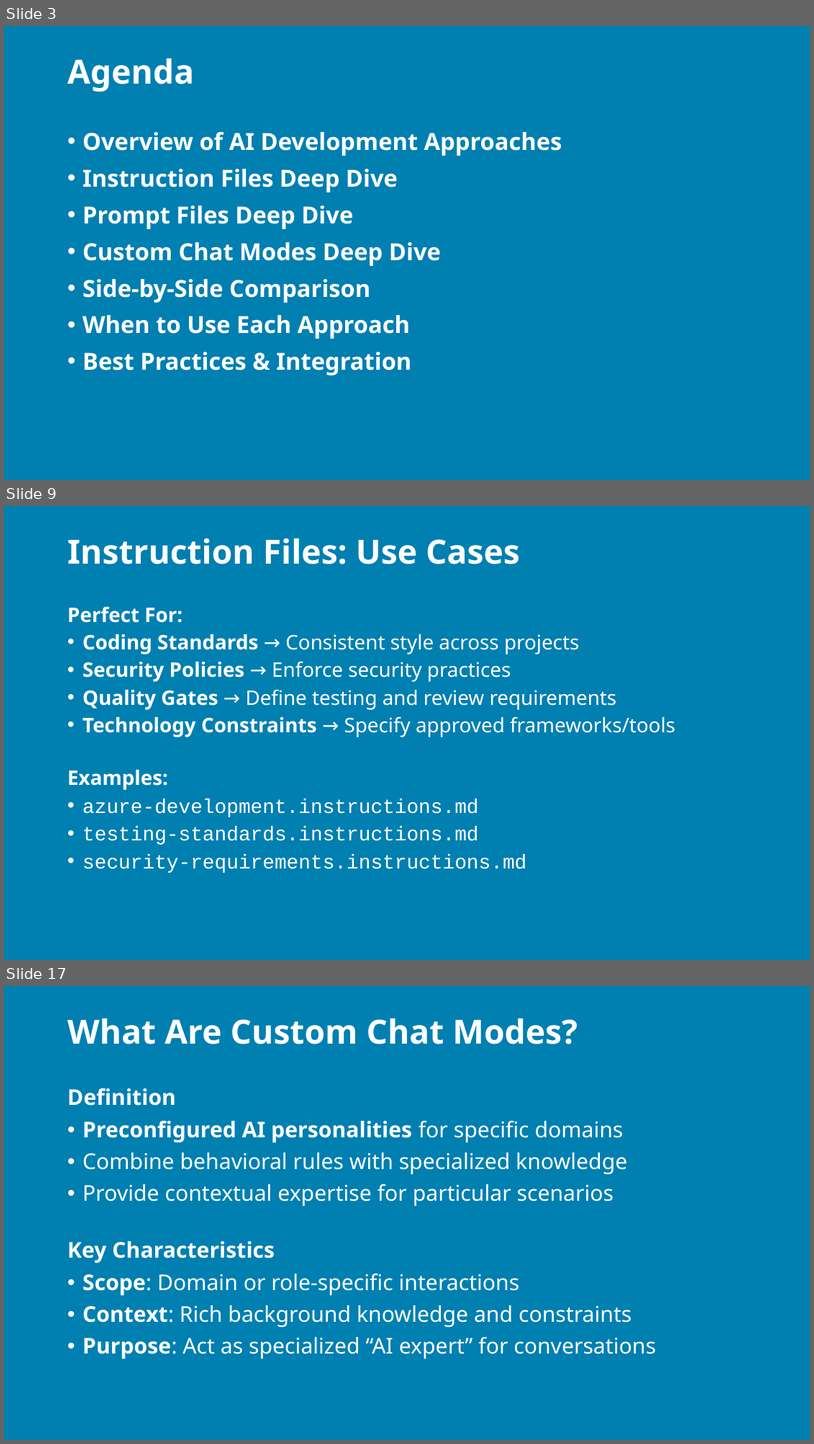
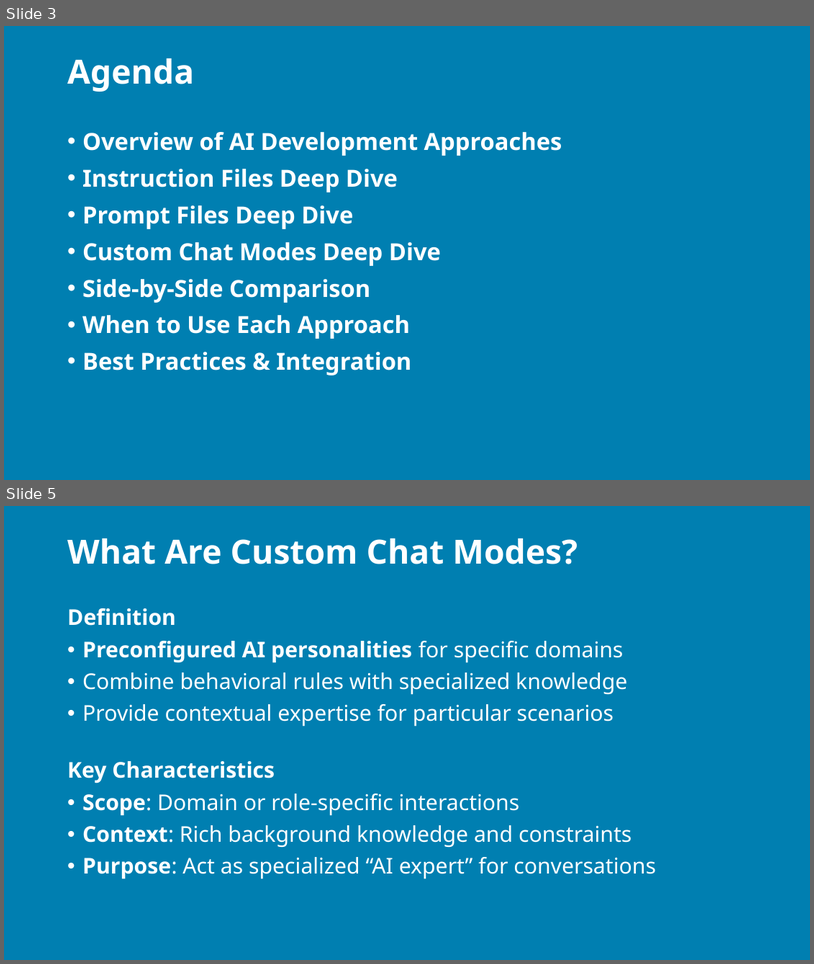
Before and after one commit to j0hnnymiller/AI-Assisted-Software-Development, a slide deck: Slides/individual-slides/AI-Development-Approaches-Comparison.pptx. Shown one above the other, each under a label of ours: slides 3, 9 and 17 before the commit, slides 3 and 5 after it; the slides between them are not shown. The pictures are 814x1444 and 814x964 pixels, drawn with LibreOffice and Linux fonts; fonts in the diff are those of the drawing; background and template pictures are left out. Boxes give left, top, right and bottom in pixels: in the first picture for what was removed or moved away, otherwise in the second. Text is boxed around its words. In the diff, an @@ line names an element or a change of style, - is before the commit and + after.

Commit message:
feat: add new presentation slides and markdown files for AI-Assisted Software Development course

```diff
--- a/Slides/individual-slides/AI-Development-Approaches-Comparison.pptx
+++ b/Slides/individual-slides/AI-Development-Approaches-Comparison.pptx
@@ slide 9 removed at [4, 506, 810, 960], background picture (left out) @@
@@ title removed at [67, 538, 520, 564] @@
-Instruction Files: Use Cases
@@ text removed at [67, 606, 676, 872] @@
-Perfect For:
-• Coding Standards → Consistent style across projects
-• Security Policies → Enforce security practices
-• Quality Gates → Define testing and review requirements
-• Technology Constraints → Specify approved frameworks/tools
-Examples:
-• azure-development.instructions.md
-• testing-standards.instructions.md
-• security-requirements.instructions.md
@@ what was slide 17 is now slide 5 @@
```
Also in this commit, not shown: 2 slides changed, 20 other slides removed, 32 other files.
